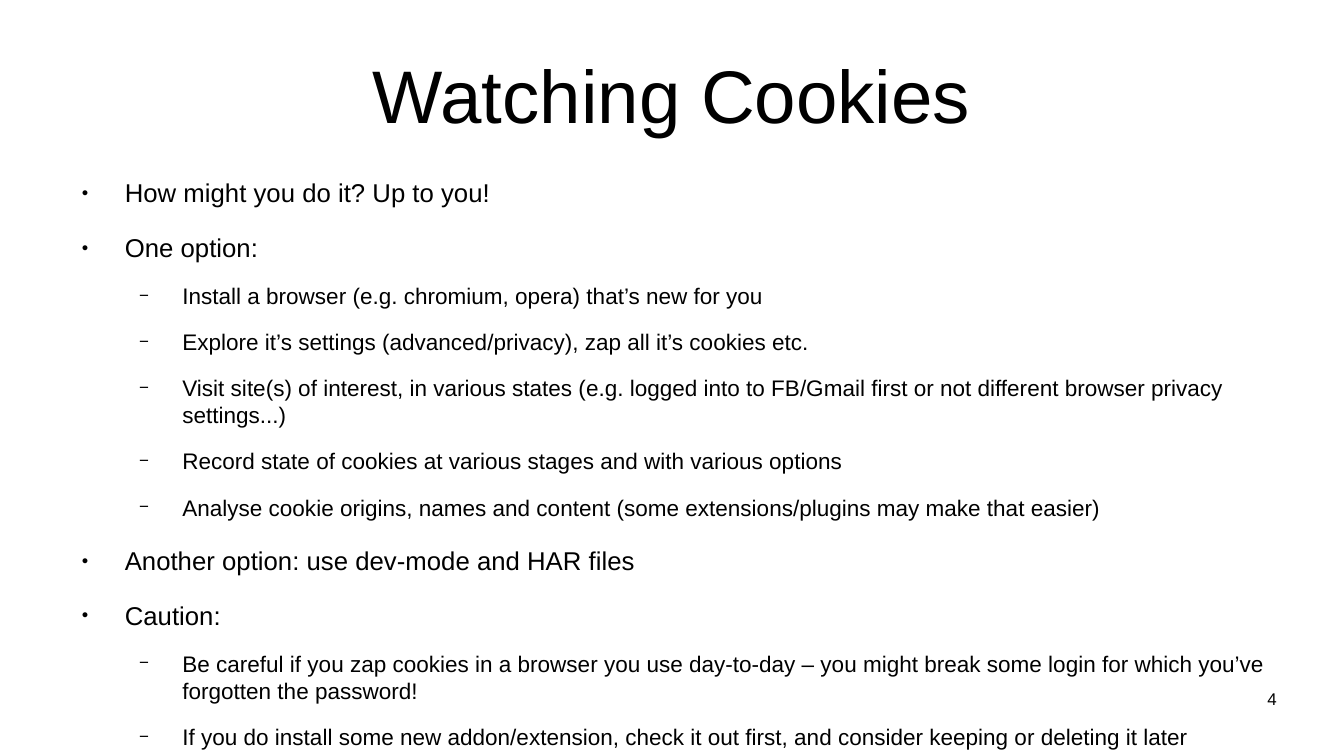
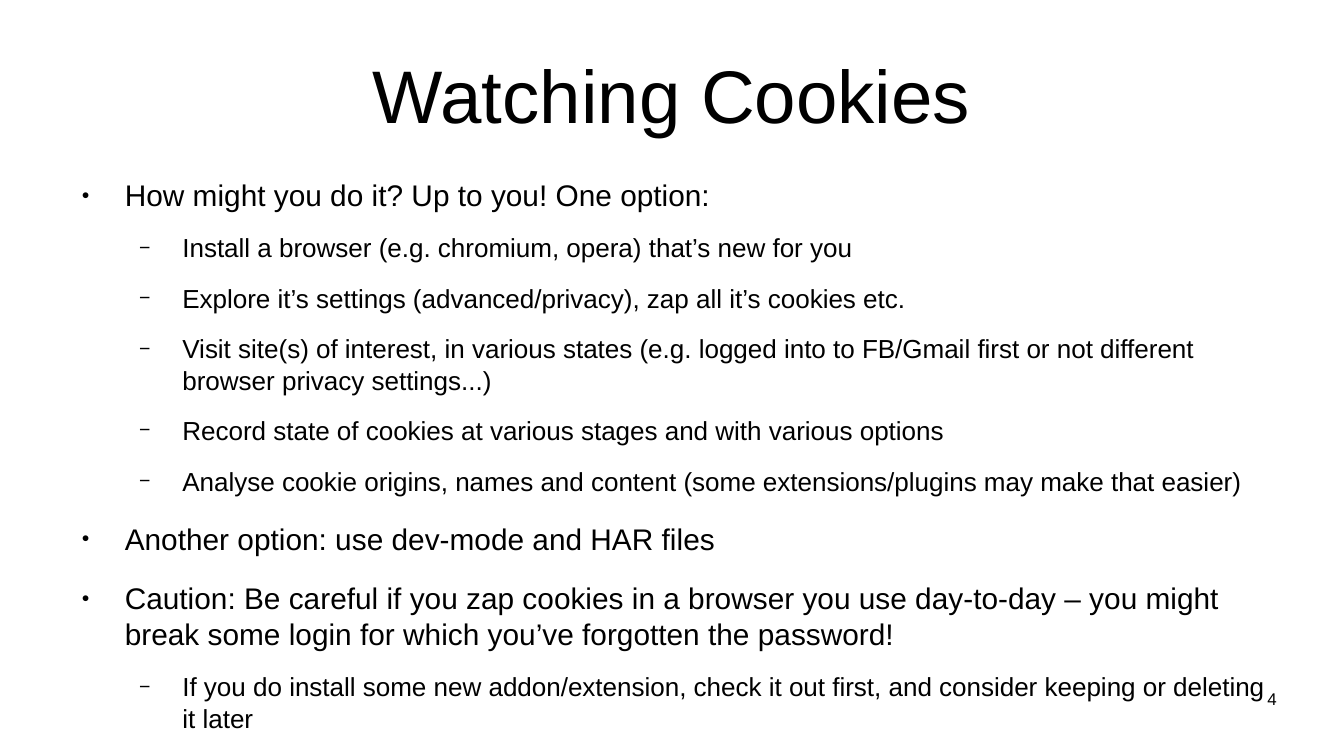
Before and after one commit to sftcd/witidtm, a slide deck: slide 4 of lectures/2021-2022/600-ads.odp. Drawn at 1344x756 pixels with LibreOffice and Linux fonts; fonts in the diff are those of the drawing. Boxes give left, top, right and bottom in pixels: in the first picture for what was removed or moved away, otherwise in the second. Text is boxed around its words. In the diff, an @@ line names an element or a change of style, - is before the commit and + after.

```diff
--- a/lectures/2021-2022/600-ads.odp
+++ b/lectures/2021-2022/600-ads.odp
@@ text at (125, 184, 709, 212): text changed; size 15.2 to 17.6 pt @@
-● How might you do it? Up to you!
-● One option:
+● How might you do it? Up to you! One option:
@@ text at (125, 238, 1264, 729): size 13.3 to 15.4 pt in "Install a browser (e.g. chromium, opera) that’s ...", "Explore it’s settings (advanced/privacy), zap all it’s ...", "Visit site(s) of interest, in various states ...", "Record state of cookies at various stages ..." and 2 more places; size 15.2 to 17.6 pt in "Another option: use dev-mode and HAR files" @@
@@ text at (125, 587, 1219, 651): text changed; size 13.3 to 17.6 pt @@
-● Caution:
-  − Be careful if you zap cookies in a browser you use day-to-day – you might break some login for which you’ve forgotten the password!
+● Caution: Be careful if you zap cookies in a browser you use day-to-day – you might break some login for which you’ve forgotten the password!
```
Also in this commit, not shown: 9 other slides changed, 1 slide added, 1 other file.
